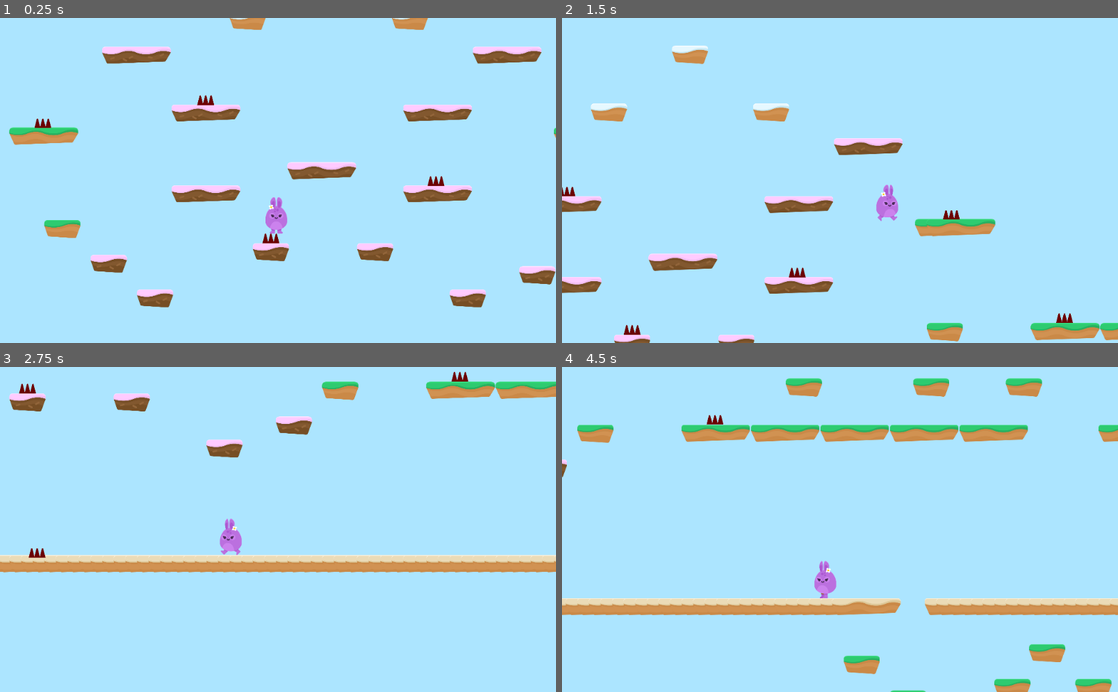
Above: before the commit, frames 1-4 (two rows, left to right).
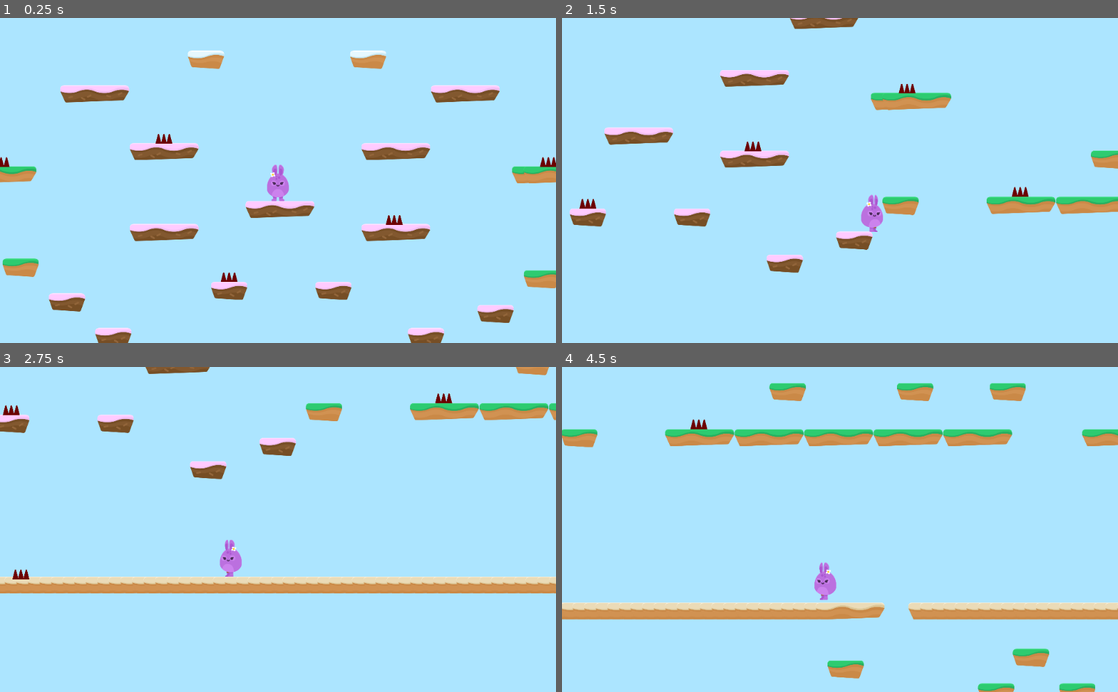
Above: after the commit, the same moments.

Repository: alexandrepeluchi/godot-udemy
Game: Godot game, scene res://Levels/Level1.tscn
Two runs of this game, one before a commit and one after it. Both use one fixed random seed, a clock stepped at 60 frames per second and the inputs below.
Inputs:
- Up to frame 1 (0.25 s): no input
- Up to frame 2 (1.5 s): hold D (right) from 0.53 s (still down); tap W (jump) at 0.77 s
- Up to frame 3 (2.75 s): tap W (jump) at 1.52 s; release D (right) at 2.03 s; hold A (left) from 2.03 s (still down)
- Up to frame 4 (4.5 s): release A (left) at 2.78 s; hold D (right) 2.78-4.28 s; tap W (jump) at 3.02, 3.77 s; hold A (left) from 4.28 s (still down)

The runs differ from the first frame. In frame 1, 16% of the frame differs, in the area x 0-100%, y 0-100%; in frame 2, 13%; in frame 3, 17%, in the area x 0-100%, y 0-70%; in frame 4, 12%.

Commit message:
Música de background

Diff:
--- a/Hoppy Days/Levels/Level1.tscn
+++ b/Hoppy Days/Levels/Level1.tscn
@@ -1,13 +1,14 @@
-[gd_scene load_steps=4 format=2]
+[gd_scene load_steps=5 format=2]
 
 [ext_resource path="res://Player/Player.tscn" type="PackedScene" id=1]
 [ext_resource path="res://Levels/Tileset.tres" type="TileSet" id=2]
 [ext_resource path="res://Hazards/SpikeTop.tscn" type="PackedScene" id=3]
+[ext_resource path="res://SFX/Chiptune_Adventures_1.ogg" type="AudioStream" id=4]
 
 [node name="Level1" type="Node2D"]
 
 [node name="Player" parent="." instance=ExtResource( 1 )]
-position = Vector2( 292.689, 377.112 )
+position = Vector2( 499.164, 247.004 )
 collision_mask = 6
 
 [node name="TileMap" type="TileMap" parent="."]
@@ -38,3 +39,8 @@
 
 [node name="SpikeTop4" parent="Hazards" instance=ExtResource( 3 )]
 position = Vector2( 2618.12, 740.834 )
+
+[node name="BGM" type="AudioStreamPlayer" parent="."]
+stream = ExtResource( 4 )
+volume_db = -5.0
+autoplay = true
